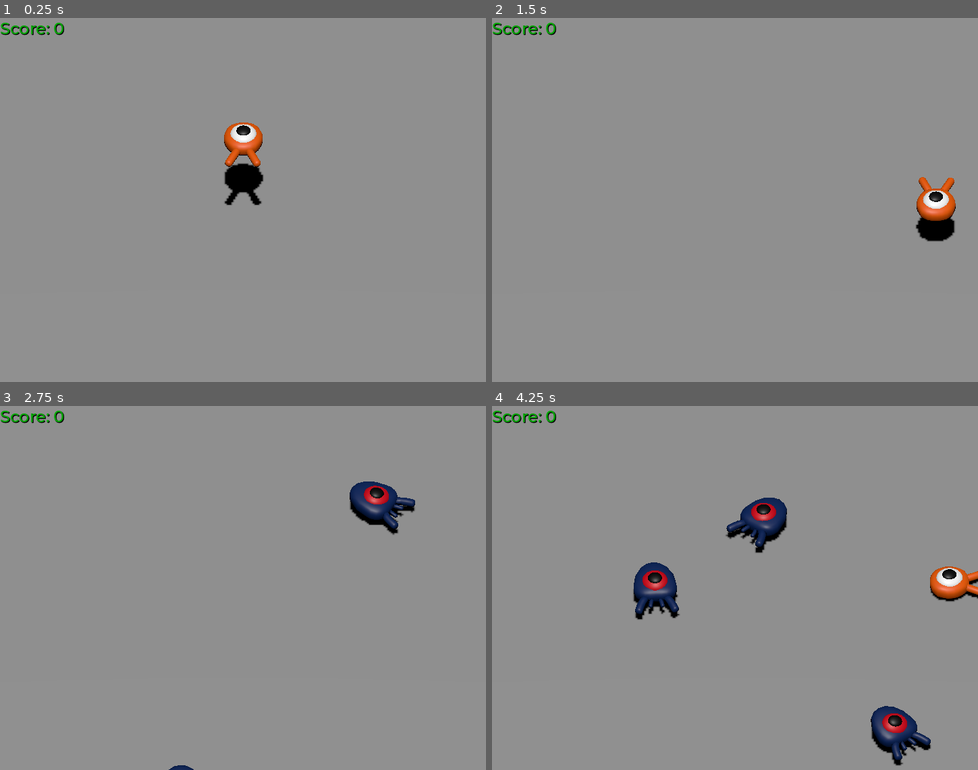
Above: before the commit, frames 1-4 (two rows, left to right).
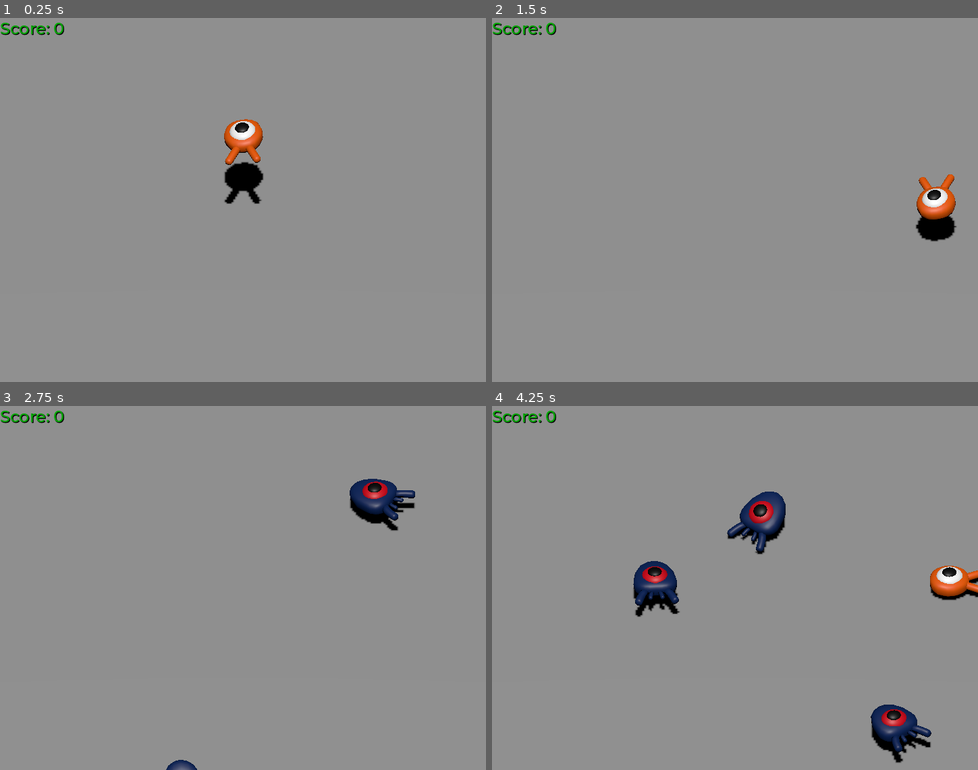
Above: after the commit, the same moments.

Repository: abhishekkr/godot-samples
Game: Godot game, scene res://scenes/main.tscn
The game is run twice, just before and just after one commit, with the same random seed, the same clock (stepped at 60 frames per second) and the same inputs.
Inputs:
- Up to frame 1 (0.25 s): no input
- Up to frame 2 (1.5 s): tap Enter (ui_accept) at 0.5 s; hold D (move_right) 0.53-1.28 s; tap Space (jump) at 0.6, 0.77, 1.07, 1.35 s; hold S (move_backward) from 1.28 s (still down)
- Up to frame 3 (2.75 s): tap Space (jump) at 1.52, 1.82, 2.1 s; release S (move_backward) at 2.03 s; hold D (move_right) from 2.03 s (still down)
- Up to frame 4 (4.25 s): release D (move_right) at 2.78 s; hold W (move_forward) 2.78-3.53 s; tap Space (jump) at 2.85, 3.02, 3.32, 3.6, 3.77, 4.07 s; hold A (move_left) from 3.53 s (still down)

The runs differ from the first frame. In frame 1, 0.6% of the frame differs, in the area x 46-55%, y 27-52%; in frame 2, 0.4%; in frame 3, 1.0%; in frame 4, 2.8%, in the area x 29-100%, y 23-99%.

Commit message:
[creeper-dodger-3d] add character animation to player and mob
Signed-off-by: AbhishekKr <abhikumar163@gmail.com>

Diff:
--- a/creeper-doder-3d/scenes/main.tscn
+++ b/creeper-doder-3d/scenes/main.tscn
@@ -50,6 +50,7 @@
 
 [node name="Player" parent="." instance=ExtResource("1_o5qli")]
 transform = Transform3D(1, 0, 0, 0, 1, 0, 0, 0, 1, 0, 7, 0)
+platform_floor_layers = 4294967041
 
 [node name="Marker3D" type="Marker3D" parent="."]
 transform = Transform3D(1, 0, 0, 0, 0.707107, 0.707107, 0, -0.707107, 0.707107, 0, 30, 30)
@@ -85,7 +86,7 @@
 curve = SubResource("Curve3D_tbgi4")
 
 [node name="SpawnLocation" type="PathFollow3D" parent="SpawnPath"]
-transform = Transform3D(-0.999997, 0, 0.00220314, 0, 1, 0, -0.00220314, 0, -0.999997, 28.1298, 0, -28.1915)
+transform = Transform3D(-0.999996, 0, 0.00220313, 0, 1, 0, -0.00220313, 0, -0.999996, 28.1298, 0, -28.1915)
 
 [node name="MobTimer" type="Timer" parent="."]
 wait_time = 0.5
--- a/creeper-doder-3d/scenes/mob.gd
+++ b/creeper-doder-3d/scenes/mob.gd
@@ -26,6 +26,7 @@
 	# We then rotate the velocity vector based on the mob's Y rotation
 	# in order to move in the direction the mob is looking.
 	velocity = velocity.rotated(Vector3.UP, rotation.y)
+	$AnimationPlayer.speed_scale = random_speed / min_speed
 
 func _on_visible_on_screen_notifier_3d_screen_exited():
 	queue_free()
--- a/creeper-doder-3d/scenes/mob.tscn
+++ b/creeper-doder-3d/scenes/mob.tscn
@@ -6,6 +6,67 @@
 [sub_resource type="CylinderShape3D" id="CylinderShape3D_71rcx"]
 height = 1.5
 radius = 1.0
+
+[sub_resource type="Animation" id="Animation_bsing"]
+resource_name = "float"
+loop_mode = 1
+tracks/0/type = "value"
+tracks/0/imported = false
+tracks/0/enabled = true
+tracks/0/path = NodePath("Pivot/mob:position")
+tracks/0/interp = 1
+tracks/0/loop_wrap = true
+tracks/0/keys = {
+"times": PackedFloat32Array(0, 0.0666667, 0.6, 1),
+"transitions": PackedFloat32Array(1, 1, 1, 1),
+"update": 0,
+"values": [Vector3(0, 0, 0), Vector3(0, 0.15, 0), Vector3(0, 0.45, 0), Vector3(0, 0, 0)]
+}
+tracks/1/type = "value"
+tracks/1/imported = false
+tracks/1/enabled = true
+tracks/1/path = NodePath("Pivot/mob:rotation")
+tracks/1/interp = 1
+tracks/1/loop_wrap = true
+tracks/1/keys = {
+"times": PackedFloat32Array(0, 0.133333, 0.633333, 1),
+"transitions": PackedFloat32Array(1, 1, 1, 1),
+"update": 0,
+"values": [Vector3(0, 0, 0), Vector3(0.537561, 0, 0), Vector3(-0.277507, 0, 0), Vector3(0, 0, 0)]
+}
+
+[sub_resource type="Animation" id="Animation_d4cuo"]
+length = 0.001
+tracks/0/type = "value"
+tracks/0/imported = false
+tracks/0/enabled = true
+tracks/0/path = NodePath("Pivot/mob:position")
+tracks/0/interp = 1
+tracks/0/loop_wrap = true
+tracks/0/keys = {
+"times": PackedFloat32Array(0),
+"transitions": PackedFloat32Array(1),
+"update": 0,
+"values": [Vector3(0, 0, 0)]
+}
+tracks/1/type = "value"
+tracks/1/imported = false
+tracks/1/enabled = true
+tracks/1/path = NodePath("Pivot/mob:rotation")
+tracks/1/interp = 1
+tracks/1/loop_wrap = true
+tracks/1/keys = {
+"times": PackedFloat32Array(0),
+"transitions": PackedFloat32Array(1),
+"update": 0,
+"values": [Vector3(0, 0, 0)]
+}
+
+[sub_resource type="AnimationLibrary" id="AnimationLibrary_71rcx"]
+_data = {
+&"RESET": SubResource("Animation_d4cuo"),
+&"float": SubResource("Animation_bsing")
+}
 
 [node name="Mob" type="CharacterBody3D" groups=["mobGroup"]]
 collision_layer = 4
@@ -21,3 +82,9 @@
 shape = SubResource("CylinderShape3D_71rcx")
 
 [node name="VisibleOnScreenNotifier3D" type="VisibleOnScreenNotifier3D" parent="."]
+
+[node name="AnimationPlayer" type="AnimationPlayer" parent="."]
+libraries = {
+&"": SubResource("AnimationLibrary_71rcx")
+}
+autoplay = "float"
--- a/creeper-doder-3d/scenes/player.gd
+++ b/creeper-doder-3d/scenes/player.gd
@@ -36,6 +36,9 @@
 		direction = direction.normalized()
 		# Setting the basis property will affect the rotation of the node.
 		$Pivot.basis = Basis.looking_at(direction)
+		$AnimationPlayer.speed_scale = 4
+	else:
+		$AnimationPlayer.speed_scale = 1
 
 	# Ground Velocity
 	target_velocity.x = direction.x * speed
@@ -71,6 +74,8 @@
 				target_velocity.y = bounce_impulse
 				# Prevent further duplicate calls.
 				break
+	#$Pivot.rotation.x = PI / 6 * velocity.y / jump_impulse
+
 
 func die():
 	hit.emit()
--- a/creeper-doder-3d/scenes/player.tscn
+++ b/creeper-doder-3d/scenes/player.tscn
@@ -10,7 +10,69 @@
 
 [sub_resource type="CylinderShape3D" id="CylinderShape3D_qhqgy"]
 height = 1.12402
-radius = 2.0
+radius = 1.5
+
+[sub_resource type="Animation" id="Animation_g2els"]
+resource_name = "float"
+length = 1.2
+loop_mode = 1
+tracks/0/type = "value"
+tracks/0/imported = false
+tracks/0/enabled = true
+tracks/0/path = NodePath("Pivot/Character:position")
+tracks/0/interp = 1
+tracks/0/loop_wrap = true
+tracks/0/keys = {
+"times": PackedFloat32Array(0, 0.1, 0.5, 1.2),
+"transitions": PackedFloat32Array(1, 0.307786, 0.840896, 2.54912),
+"update": 0,
+"values": [Vector3(0, 0, 0), Vector3(0, 0.35, 0), Vector3(0, 0.05, 0), Vector3(0, 0, 0)]
+}
+tracks/1/type = "value"
+tracks/1/imported = false
+tracks/1/enabled = true
+tracks/1/path = NodePath("Pivot/Character:rotation")
+tracks/1/interp = 1
+tracks/1/loop_wrap = true
+tracks/1/keys = {
+"times": PackedFloat32Array(0, 0.3, 0.7, 1.2),
+"transitions": PackedFloat32Array(1, 0.307786, 0.840896, 2.54912),
+"update": 0,
+"values": [Vector3(0, 0, 0), Vector3(0, 0, 0.15708), Vector3(0, 0, -0.174533), Vector3(0, 0, 0)]
+}
+
+[sub_resource type="Animation" id="Animation_qhqgy"]
+length = 0.001
+tracks/0/type = "value"
+tracks/0/imported = false
+tracks/0/enabled = true
+tracks/0/path = NodePath("Pivot/Character:position")
+tracks/0/interp = 1
+tracks/0/loop_wrap = true
+tracks/0/keys = {
+"times": PackedFloat32Array(0),
+"transitions": PackedFloat32Array(1),
+"update": 0,
+"values": [Vector3(0, 0, 0)]
+}
+tracks/1/type = "value"
+tracks/1/imported = false
+tracks/1/enabled = true
+tracks/1/path = NodePath("Pivot/Character:rotation")
+tracks/1/interp = 1
+tracks/1/loop_wrap = true
+tracks/1/keys = {
+"times": PackedFloat32Array(0),
+"transitions": PackedFloat32Array(1),
+"update": 0,
+"values": [Vector3(0, 0, 0)]
+}
+
+[sub_resource type="AnimationLibrary" id="AnimationLibrary_dqkch"]
+_data = {
+&"RESET": SubResource("Animation_qhqgy"),
+&"float": SubResource("Animation_g2els")
+}
 
 [node name="Player" type="CharacterBody3D"]
 collision_layer = 2
@@ -18,6 +80,7 @@
 script = ExtResource("1_g2els")
 
 [node name="Pivot" type="Node3D" parent="."]
+transform = Transform3D(1, 0, 0, 0, 1, 0, 0, 0, 1, 0, 0.1, 0)
 
 [node name="Character" parent="Pivot" instance=ExtResource("1_3vyb7")]
 
@@ -29,8 +92,14 @@
 collision_mask = 4
 
 [node name="CollisionShape3D" type="CollisionShape3D" parent="HitDetector"]
-transform = Transform3D(1, 0, 0, 0, 1, 0, 0, 0, 1, 0, 0.208723, 0)
+transform = Transform3D(1, 0, 0, 0, 1, 0, 0, 0, 1, 0, 0.209, 0.45)
 shape = SubResource("CylinderShape3D_qhqgy")
 debug_color = Color(0.845685, 0.252272, 0.704811, 0.42)
 
+[node name="AnimationPlayer" type="AnimationPlayer" parent="."]
+libraries = {
+&"": SubResource("AnimationLibrary_dqkch")
+}
+autoplay = "float"
+
 [connection signal="body_entered" from="HitDetector" to="." method="_on_hit_detector_body_entered"]
Not shown: 1 places in creeper-doder-3d/scenes/mob.tscn that only renumber resources
Not shown: 1 places in creeper-doder-3d/scenes/player.tscn that only renumber resources
